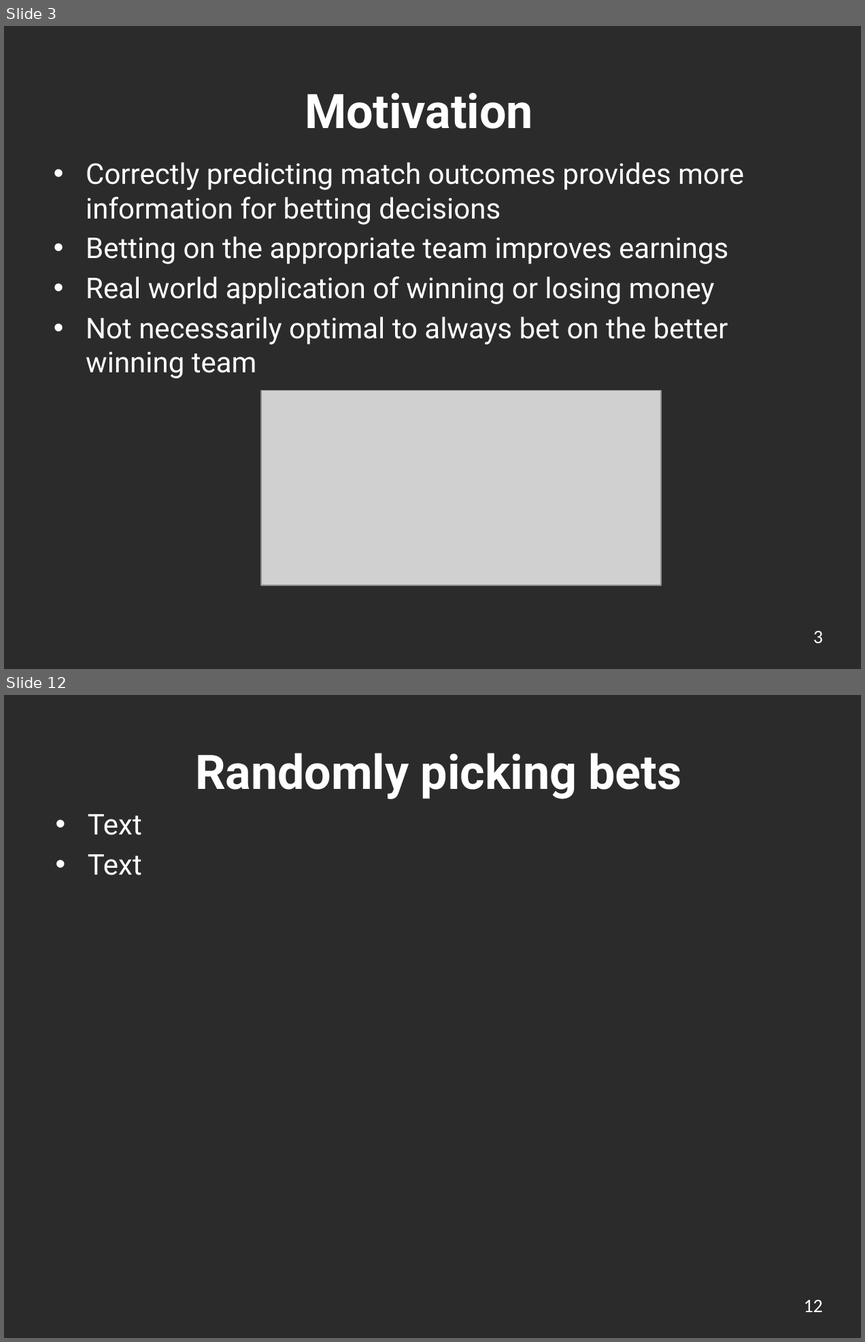
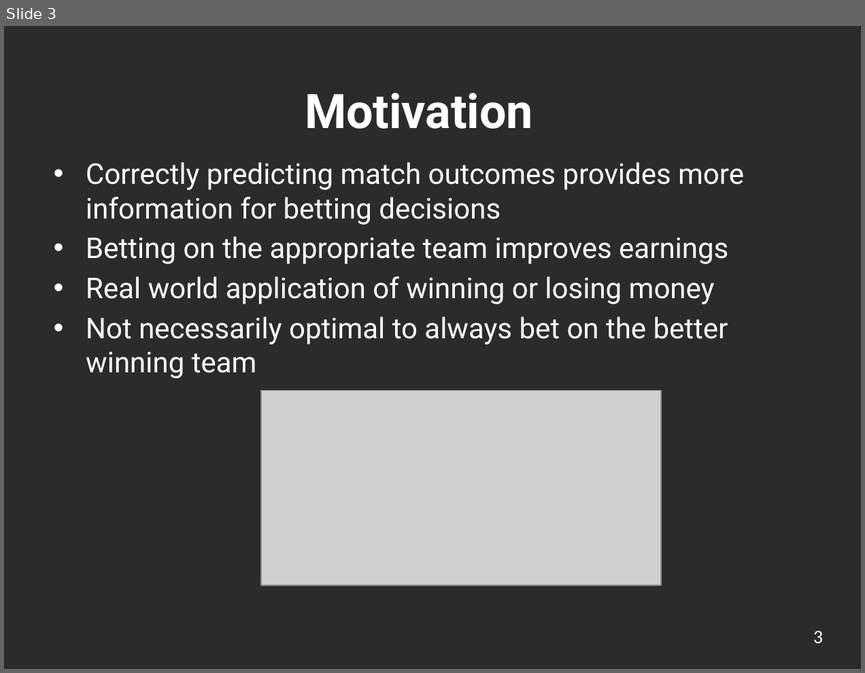
Before and after one commit to ickletsmulet/ECE-143-Group-19, a slide deck: Presentation.pptx. Shown one above the other, each under a label of ours: slides 3 and 12 before the commit, slide 3 after it; the slides between them are not shown. The pictures are 865x1342 and 865x673 pixels, drawn with LibreOffice and Linux fonts; fonts in the diff are those of the drawing; grey boxes stand for pictures; background and template pictures are left out; a plain dark background stands for a picture behind light text. Boxes give left, top, right and bottom in pixels: in the first picture for what was removed or moved away, otherwise in the second. Text is boxed around its words. In the diff, an @@ line names an element or a change of style, - is before the commit and + after.

```diff
--- a/Presentation.pptx
+++ b/Presentation.pptx
@@ slide 12 removed at (4,695,861,1338), background picture (left out) @@
@@ title removed at (195,753,682,799) @@
-Randomly picking bets
@@ text removed at (88,814,142,875) @@
-• Text
-• Text
@@ page number removed at (804,1300,823,1312) @@
-12
```
Also in this commit, not shown: 7 slides changed, 2 slides added, 2 other slides removed.
